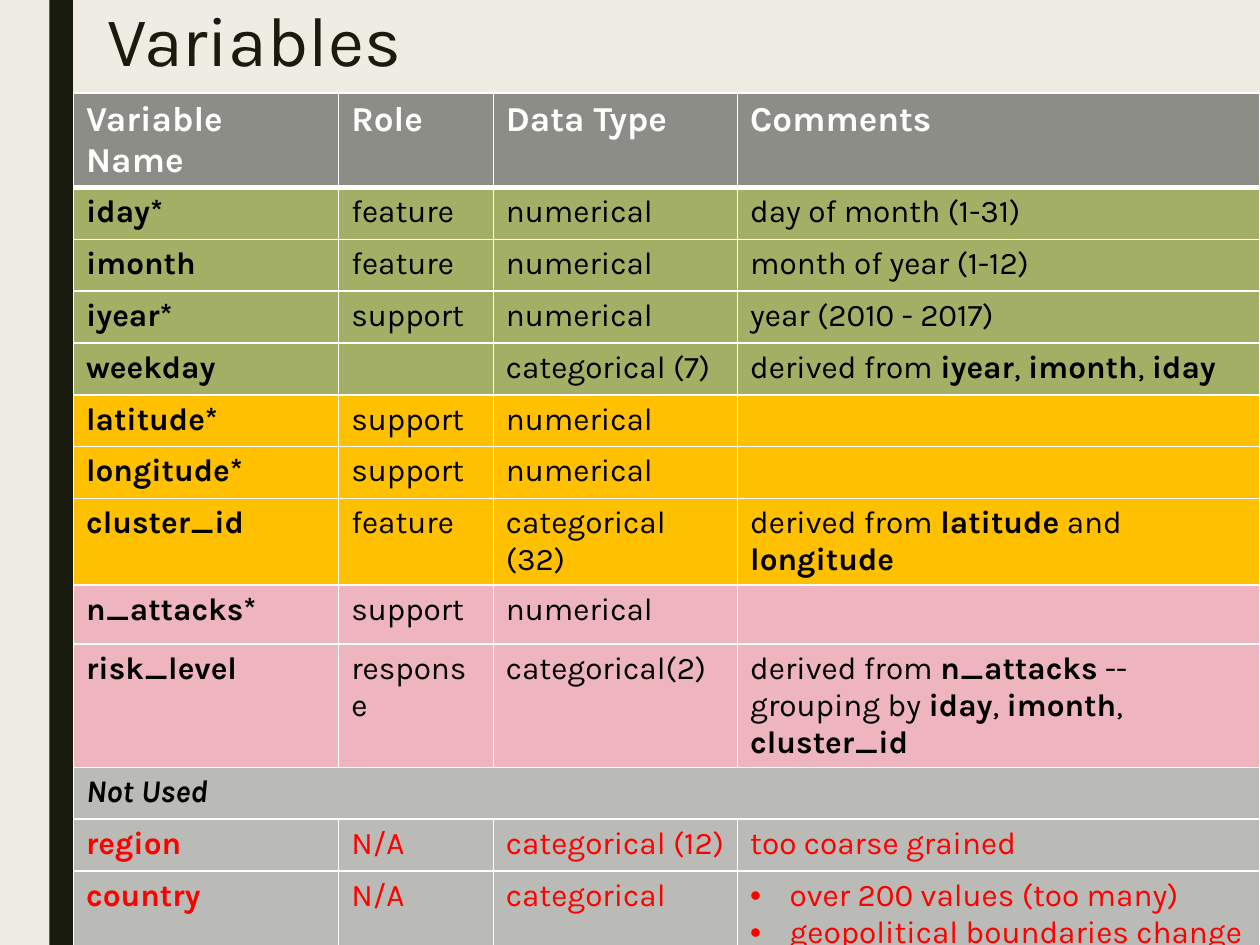
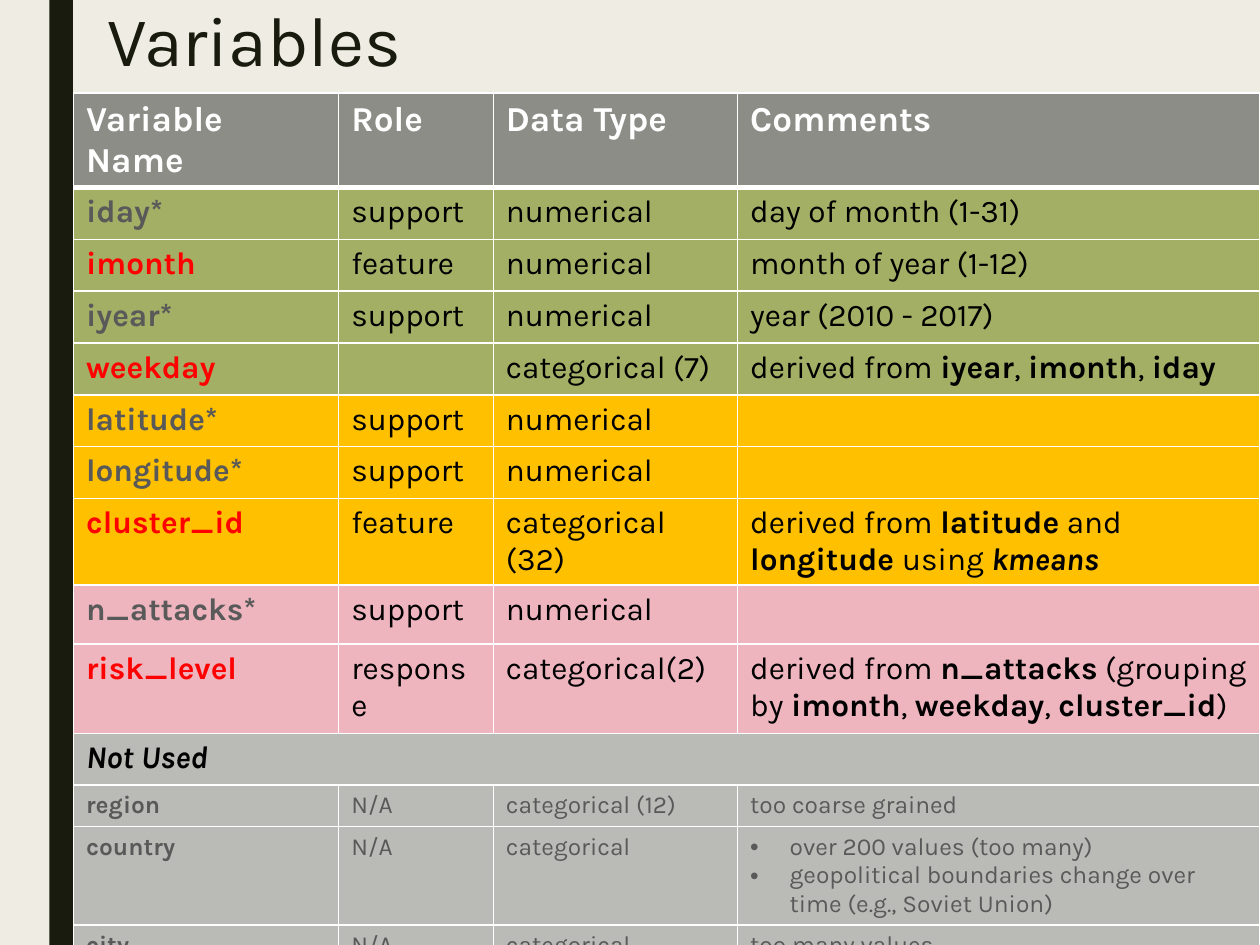
Before and after one commit to stats-learning-fall2019/final-project, a slide deck: slide 47 of presentation/gtdb-final-presentation.pptx. Drawn at 1260x945 pixels with LibreOffice and Linux fonts; fonts in the diff are those of the drawing. Boxes give left, top, right and bottom in pixels: in the first picture for what was removed or moved away, otherwise in the second. Text is boxed around its words. In the diff, an @@ line names an element or a change of style, - is before the commit and + after.

Commit message:
Updates presentation and q2 high risk clusters png to include cluster 31

```diff
--- a/presentation/gtdb-final-presentation.pptx
+++ b/presentation/gtdb-final-presentation.pptx
@@ table at (73,93,1260,942) @@
-row 2, column 2: feature
+row 2, column 2: support
-row 8, column 4: derived from latitude and longitude
+row 8, column 4: derived from latitude and longitude using kmeans
-row 10, column 4: derived from n_attacks -- grouping by iday, imonth, cluster_id
+row 10, column 4: derived from n_attacks (grouping by imonth, weekday, cluster_id)
@@ text colour #000000 to #595959 in "iday*", "iyear*", "latitude*", "longitude*" and 1 more places @@
@@ text colour #000000 to #FF0000 in "imonth", "weekday", "cluster_id", "risk_level" @@
@@ size 18 to 14 pt, text colour #FF0000 to #595959 in "region", "N/A", "categorical (12)", "too coarse grained" and 9 more places @@
```
Also in this commit, not shown: 7 other slides changed, 1 other file.
